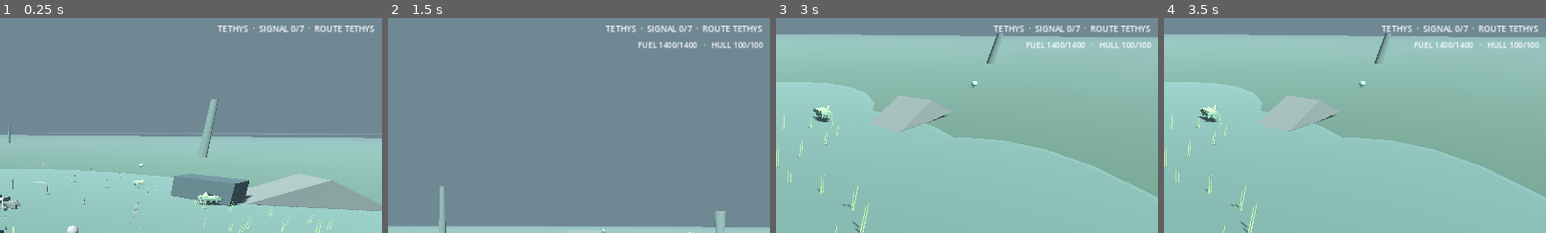
Above: before the commit, frames 1-4 (left to right).
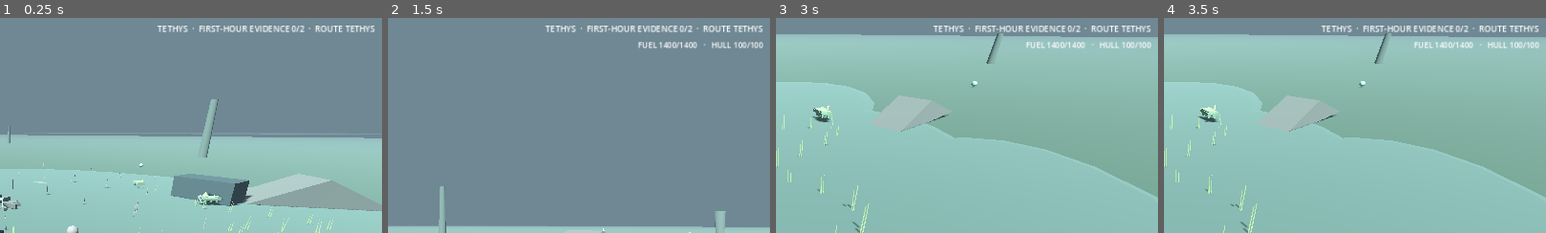
Above: after the commit, the same moments.

Repository: Islandyout/pale-signal
Game: Godot game, scene res://scenes/main.tscn
Two runs of this game, one before a commit and one after it. Both use one fixed random seed, a clock stepped at 60 frames per second and the inputs below.
Inputs (mouse positions are % of the whole screen's width and height, from its top left):
- Up to frame 1 (0.25 s): no input
- Up to frame 2 (1.5 s): click "SKIP CUTSCENE" at 0.5 s; tap Enter at 1.25 s; move the mouse to (72, 45) at 1.27 s; hold D (move_right) from 1.28 s (still down); hold E (interact) from 1.28 s (still down); click (72, 45) at 1.42 s
- Up to frame 3 (3 s): tap Space (jump) at 1.52 s; release D (move_right) at 2 s; release E (interact) at 2 s; click "RESET STEP" at 2 s; move the mouse to (45, 50) at 2.77 s; hold W (move_forward) from 2.78 s (still down); tap N (nav_toggle) at 2.85 s
- Up to frame 4 (3.5 s): keep holding W (move_forward)
The pictures show only the part of the screen within x 49-99%, y 2-52%; the shares and areas given below are measured in that part.

The runs differ from the first frame. In frame 1, 0.8% of the frame differs, in the area x 41-98%, y 3-7%; in frame 2, 0.8%; in frame 3, 0.8%; in frame 4, 0.8%.

Commit message:
Keep production HUD scoped to Tethys Kestra

Diff:
--- a/reboot/scripts/production_hud.gd
+++ b/reboot/scripts/production_hud.gd
@@ -307,8 +307,9 @@
 		location = "DEEP SPACE"
 	var evidence_text := ""
 	if campaign.evidence_count() > 0:
-		evidence_text = "  ·  EVIDENCE %d" % campaign.evidence_count()
-	campaign_label.text = "%s  ·  SIGNAL %d/7  ·  ROUTE %s%s" % [location.to_upper(), campaign.fragment_count(), campaign.selected_world.to_upper(), evidence_text]
+		evidence_text = "  ·  NOTES %d" % campaign.evidence_count()
+	var slice_fragments := mini(campaign.fragment_count(), 2)
+	campaign_label.text = "%s  ·  FIRST-HOUR EVIDENCE %d/2  ·  ROUTE %s%s" % [location.to_upper(), slice_fragments, campaign.selected_world.to_upper(), evidence_text]
 	var mode := str(root.get("mode"))
 	ship_status_label.visible = mode == "ship"
 	if ship_status_label.visible:
